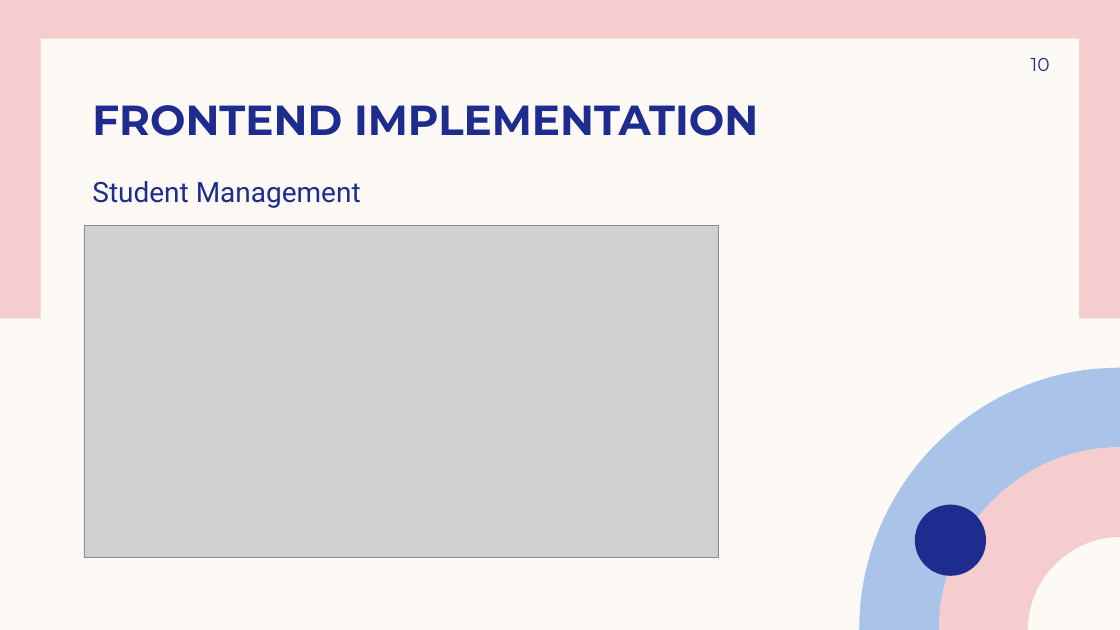
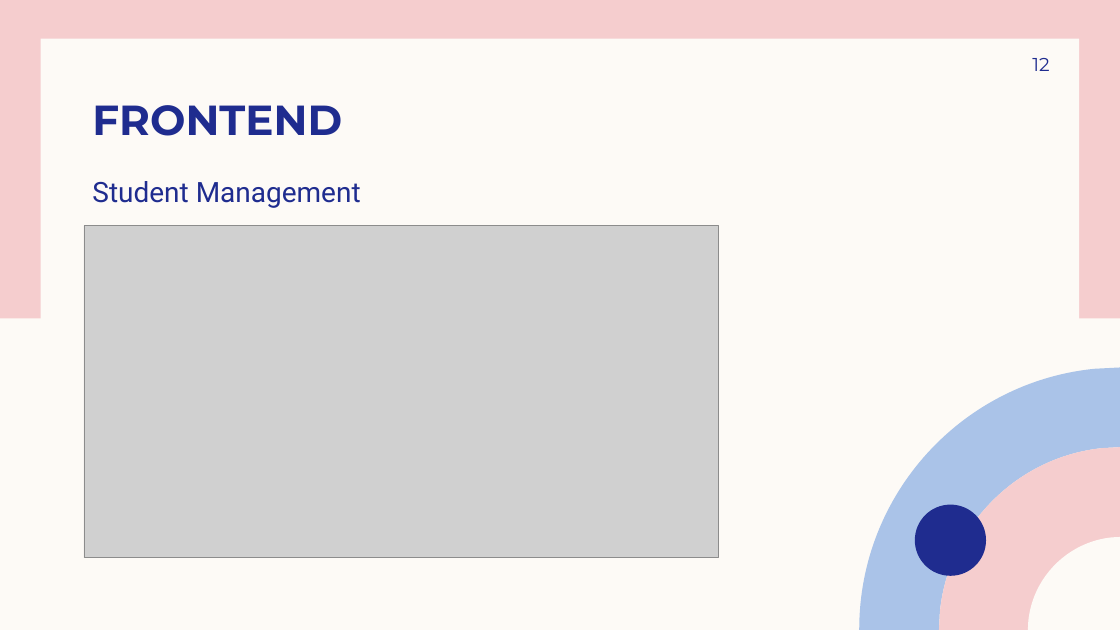
Before and after one commit to jubishkammily/GradePulseRepo, a slide deck: slide 12 of Docs/Grade Pulse.pptx (slide 10 before the commit). Drawn at 1120x630 pixels with LibreOffice and Linux fonts; fonts in the diff are those of the drawing; grey boxes stand for pictures. Boxes give left, top, right and bottom in pixels: in the first picture for what was removed or moved away, otherwise in the second. Text is boxed around its words. In the diff, an @@ line names an element or a change of style, - is before the commit and + after.

```diff
--- a/Docs/Grade Pulse.pptx
+++ b/Docs/Grade Pulse.pptx
@@ page number at <box>1032,58,1049,71</box>: text changed @@
-10
+12
@@ title at <box>92,105,342,136</box>: text changed @@
-FRONTEND IMPLEMENTATION
+FRONTEND
```
Also in this commit, not shown: 5 other slides changed, 2 slides added, 1 slide removed, 6 other files.
